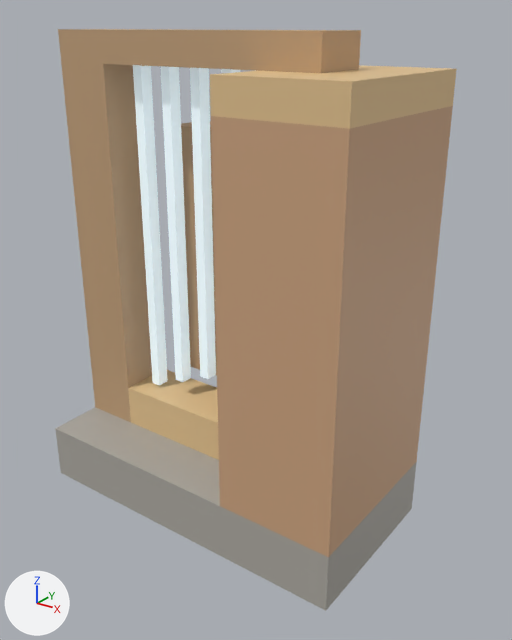
An edit to the Blender file art/blocks/wind_harp.blend, drawn before and after from the same camera.
Before and after are seen from a camera (50 mm lens) standing at (1.369, -0.585, 1.008) and looking at (0.564, 0.517, 0.442). The axes (+X, +Y, +Z) are drawn at lower left. The lights are the same throughout. The picture after the commit comes second.

In view in the first picture: 'back', 'forepillar', 'neck', 'plinth', 'rail', 'soundbox', 'soundbox_crown', 'string_1', 'string_2', 'string_3' and 1 more.
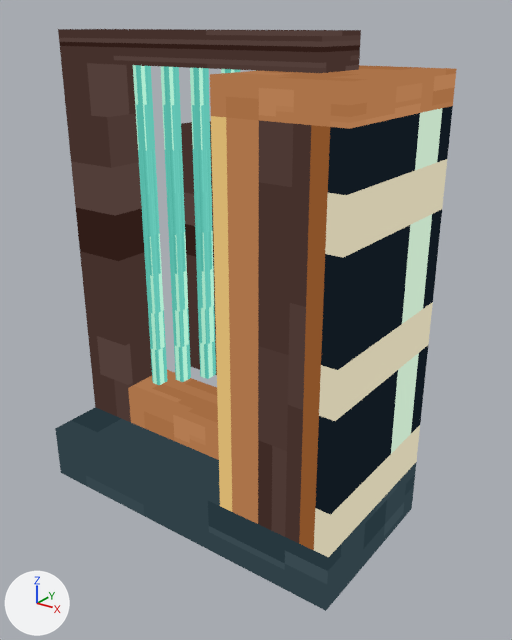
The edits, one by one:
Picture 'loom_light.png' (img_loom_light_png) is new.
Picture 'loom_wood.png' (img_loom_wood_png) is new.
Picture 'loom_copper.png' (img_loom_copper_png) is new.
Picture 'wind_harp.png' (img_wind_harp_png) is new.
Picture 'loom_stone.png' (img_loom_stone_png) is new.
Material 'light' (mat_light) is new.
Its texture is img_loom_light_png.
Material 'wood' (mat_wood) is new.
Its texture is img_loom_wood_png.
Material 'trim' (mat_trim) is new.
Its texture is img_loom_copper_png.
Material 'side' (mat_side) is new.
Its texture is img_wind_harp_png.
Material 'stone' (mat_stone) is new.
Its texture is img_loom_stone_png.
me_cube has 8 vertices, 6 faces and spans x -0.5..0.5, y -0.5..0.5, z -0.5..0.5.
me_cube no longer uses material mat_plinth (grey #adaaa2).
me_cube gains material mat_stone (picture img_loom_stone_png).
me_cube_001 has 8 vertices, 6 faces and spans x -0.5..0.5, y -0.5..0.5, z -0.5..0.5.
me_cube_001 no longer uses material mat_soundbox (brown #cea681).
me_cube_001 gains material mat_side (picture img_wind_harp_png).
me_cube_002 has 8 vertices, 6 faces and spans x -0.5..0.5, y -0.5..0.5, z -0.5..0.5.
me_cube_002 no longer uses material mat_soundbox_crown (beige #e5c490).
me_cube_002 gains material mat_trim (picture img_loom_copper_png).
me_cube_003 has 8 vertices, 6 faces and spans x -0.5..0.5, y -0.5..0.5, z -0.5..0.5.
me_cube_003 no longer uses material mat_forepillar (brown #c4a27c).
me_cube_003 gains material mat_wood (picture img_loom_wood_png).
me_cube_004 has 8 vertices, 6 faces and spans x -0.5..0.5, y -0.5..0.5, z -0.5..0.5.
me_cube_004 no longer uses material mat_neck (brown #c4a27c).
me_cube_004 gains material mat_wood (picture img_loom_wood_png).
me_cube_005 has 8 vertices, 6 faces and spans x -0.5..0.5, y -0.5..0.5, z -0.5..0.5.
me_cube_005 no longer uses material mat_rail (beige #e5c490).
me_cube_005 gains material mat_trim (picture img_loom_copper_png).
me_cube_006 has 8 vertices, 6 faces and spans x -0.5..0.5, y -0.5..0.5, z -0.5..0.5.
me_cube_006 no longer uses material mat_back (brown #bc9976).
me_cube_006 gains material mat_wood (picture img_loom_wood_png).
me_cube_007 has 8 vertices, 6 faces and spans x -0.5..0.5, y -0.5..0.5, z -0.5..0.5.
me_cube_007 no longer uses material mat_string (white #edf6f9, glowing pale blue #daf3ff).
me_cube_007 gains material mat_light (picture img_loom_light_png).
me_cube_008 has 8 vertices, 6 faces and spans x -0.5..0.5, y -0.5..0.5, z -0.5..0.5.
me_cube_008 no longer uses material mat_string (white #edf6f9, glowing pale blue #daf3ff).
me_cube_008 gains material mat_light (picture img_loom_light_png).
me_cube_009 has 8 vertices, 6 faces and spans x -0.5..0.5, y -0.5..0.5, z -0.5..0.5.
me_cube_009 no longer uses material mat_string (white #edf6f9, glowing pale blue #daf3ff).
me_cube_009 gains material mat_light (picture img_loom_light_png).

What differs and where, as boxes (x1, y1, x2, y2) in the pictures (512 x 640 px):
'soundbox', recoloured
    both: (211, 106, 453, 557)
'plinth', recoloured (grey to cyan)
    both: (55, 407, 416, 611)
'forepillar', recoloured (darker)
    both: (61, 62, 152, 422)
'soundbox_crown', recoloured (beige to brown)
    both: (210, 65, 457, 129)
'neck', recoloured (darker)
    both: (58, 29, 361, 73)
'string_3', recoloured (white to cyan)
    both: (190, 68, 216, 379)
'rail', recoloured (beige to brown)
    both: (128, 370, 219, 460)
'string_2', recoloured (white to cyan)
    both: (161, 66, 191, 382)
'string_1', recoloured (white to cyan)
    both: (133, 65, 168, 385)
'back', recoloured (darker)
    both: (181, 121, 217, 376)
